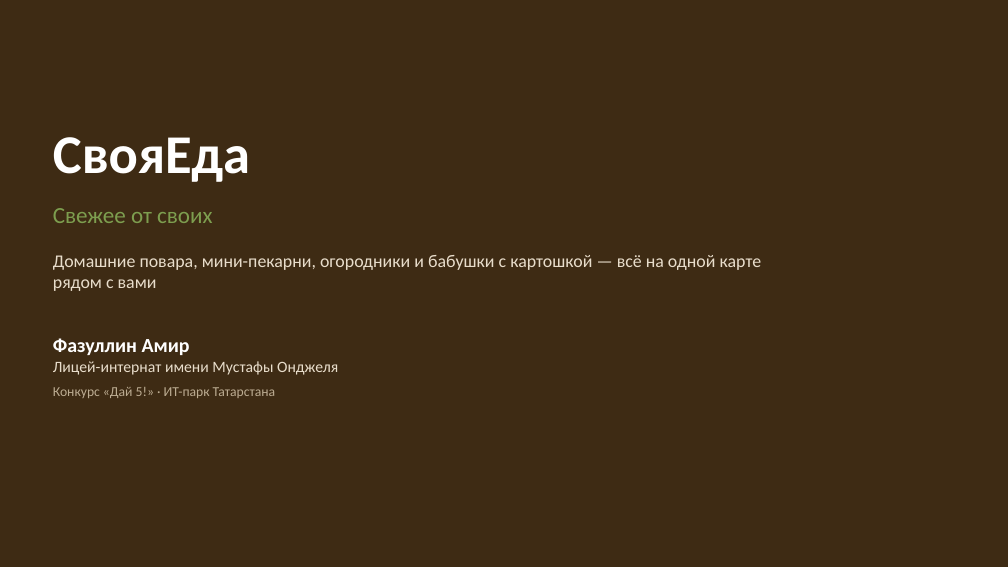
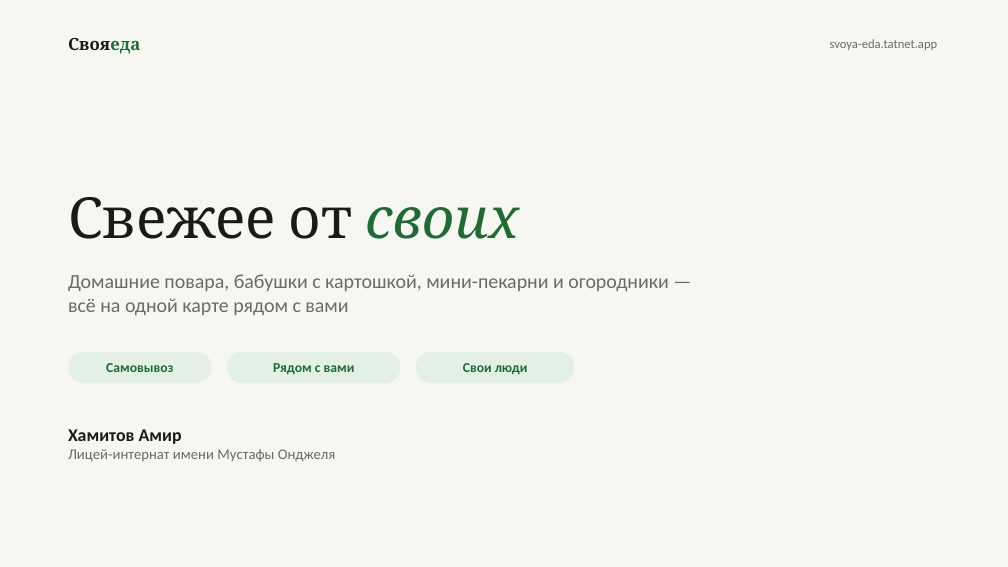
Before and after one commit to amirfazulen-byte/project, a slide deck: slide 1 of deck/СвояЕда.pptx. Drawn at 1008x567 pixels with LibreOffice and Linux fonts; fonts in the diff are those of the drawing. Boxes give left, top, right and bottom in pixels: in the first picture for what was removed or moved away, otherwise in the second. Text is boxed around its words. In the diff, an @@ line names an element or a change of style, - is before the commit and + after.

```diff
--- a/deck/СвояЕда.pptx
+++ b/deck/СвояЕда.pptx
@@ background #3E2B14 to #F7F7F2 @@
@@ text added at [68, 38, 140, 54], 16 pt, text #1A1A17, bold @@
+Свояеда
@@ text added at [830, 39, 938, 50], 12 pt, text #6B6B66 @@
+svoya-eda.tatnet.app
@@ text removed at [53, 137, 250, 182] @@
-СвояЕда
@@ text "Свежее от своих": place and size @@
-text "Свежее от своих" at [53, 208, 212, 223]
+text "Свежее от своих" at [68, 197, 519, 239]
@@ text "Свежее от своих" at [68, 197, 519, 239]: size 22 to 54 pt, font Calibri to Cambria; text colour #7D9E4F to #1A1A17 in "Свежее от"; text colour #7D9E4F to #1E6B33, italic on in "своих"; vertical alignment top to middle @@
@@ text at [68, 274, 669, 315]: text changed; size 17 to 19 pt; text colour #E8DDCB to #6B6B66 @@
-Домашние повара, мини-пекарни, огородники и бабушки с картошкой — всё на одной карте рядом с вами
+Домашние повара, бабушки с картошкой, мини-пекарни и огородники —
+всё на одной карте рядом с вами
@@ rounded rectangle added at [68, 352, 212, 383], fill #E3F0E6, 13 pt, text #1E6B33, bold @@
+Самовывоз
@@ rounded rectangle added at [227, 352, 401, 383], fill #E3F0E6, 13 pt, text #1E6B33, bold @@
+Рядом с вами
@@ rounded rectangle added at [416, 352, 575, 383], fill #E3F0E6, 13 pt, text #1E6B33, bold @@
+Свои люди
@@ text at [53, 387, 275, 398]: paragraph removed @@
-Конкурс «Дай 5!» · ИТ-парк Татарстана
@@ text at [68, 429, 182, 444]: text changed; size 19 to 17 pt; text colour #FFFFFF to #1A1A17 @@
-Фазуллин Амир
+Хамитов Амир
@@ text at [68, 449, 335, 462]: size 15 to 14 pt, text colour #E8DDCB to #6B6B66 in "Лицей-интернат имени Мустафы Онджеля" @@
@@ text "Хамитов Амир": place and size @@
-text "Хамитов Амир" at [53, 338, 338, 398]
+text "Хамитов Амир" at [68, 429, 335, 462]
```
Also in this commit, not shown: 3 other slides changed, 1 slide added, 1 slide removed, 6 other files.
